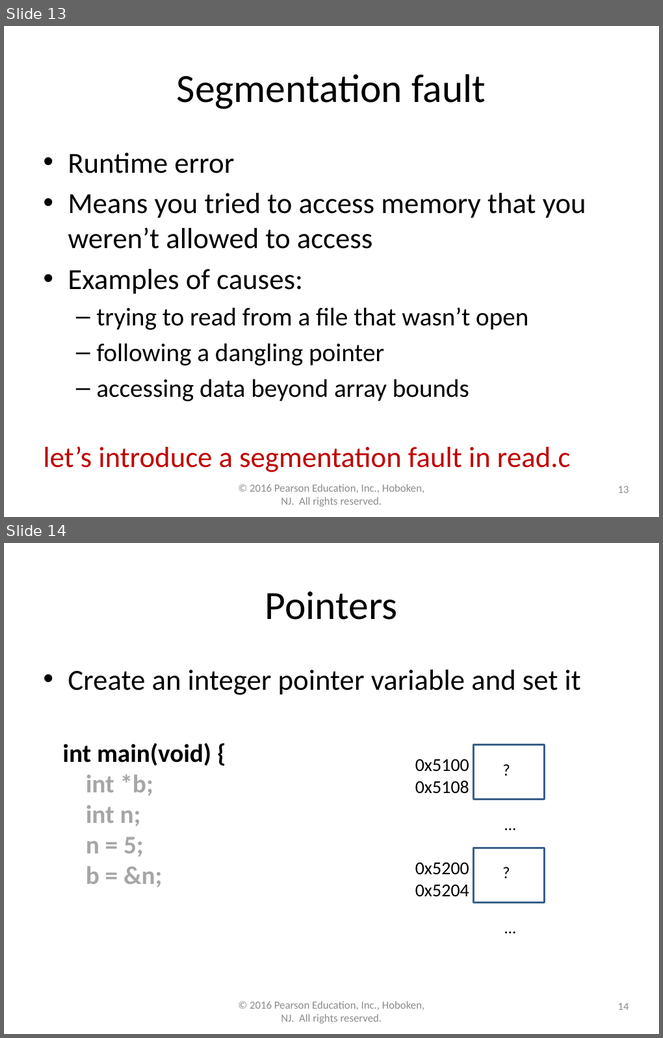
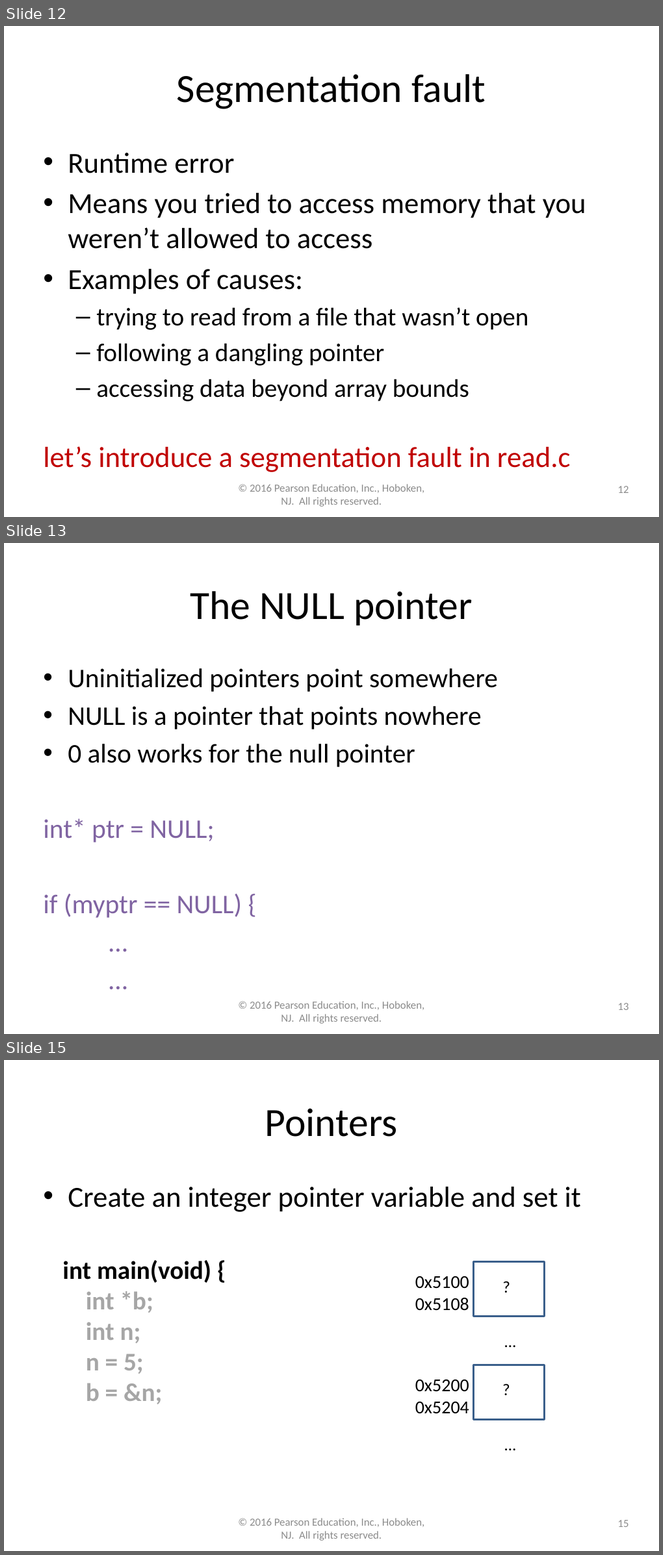
Before and after one commit to lgw2/lgw2.github.io, a slide deck: _teaching/csci112-fall-2023/lectures/ppts/Chapter6.pptx. Shown one above the other, each under a label of ours: slides 13 and 14 before the commit, slides 12, 13 and 15 after it; the slides between them are not shown. The pictures are 663x1038 and 663x1555 pixels, drawn with LibreOffice and Linux fonts; fonts in the diff are those of the drawing. Boxes give left, top, right and bottom in pixels: in the first picture for what was removed or moved away, otherwise in the second. Text is boxed around its words. In the diff, an @@ line names an element or a change of style, - is before the commit and + after.

```diff
--- a/_teaching/csci112-fall-2023/lectures/ppts/Chapter6.pptx
+++ b/_teaching/csci112-fall-2023/lectures/ppts/Chapter6.pptx
@@ slide 13 added at [4, 543, 659, 1034], background #FFFFFF @@
@@ title added at [190, 591, 473, 626], 44 pt, text #000000 @@
+The NULL pointer
@@ text added at [43, 668, 498, 918], 29.6 pt, text #000000 @@
+• Uninitialized pointers point somewhere
+• NULL is a pointer that points nowhere
+• 0 also works for the null pointer
+int* ptr = NULL;
+if (myptr == NULL) {
+…
+…
@@ text added at [250, 1001, 425, 1024], 12 pt, text #8C8C8C @@
+© 2016 Pearson Education, Inc., Hoboken, NJ. All rights reserved.
@@ page number added at [618, 1003, 629, 1010], 12 pt, text #8C8C8C @@
+13
@@ what was slide 13 is now slide 12 @@
@@ page number at [618, 486, 629, 493]: text changed @@
-13
+12
@@ what was slide 14 is now slide 15 @@
@@ page number at [618, 1520, 629, 1527]: text changed @@
-14
+15
```
Also in this commit, not shown: 1 slide changed, 6 other files.
